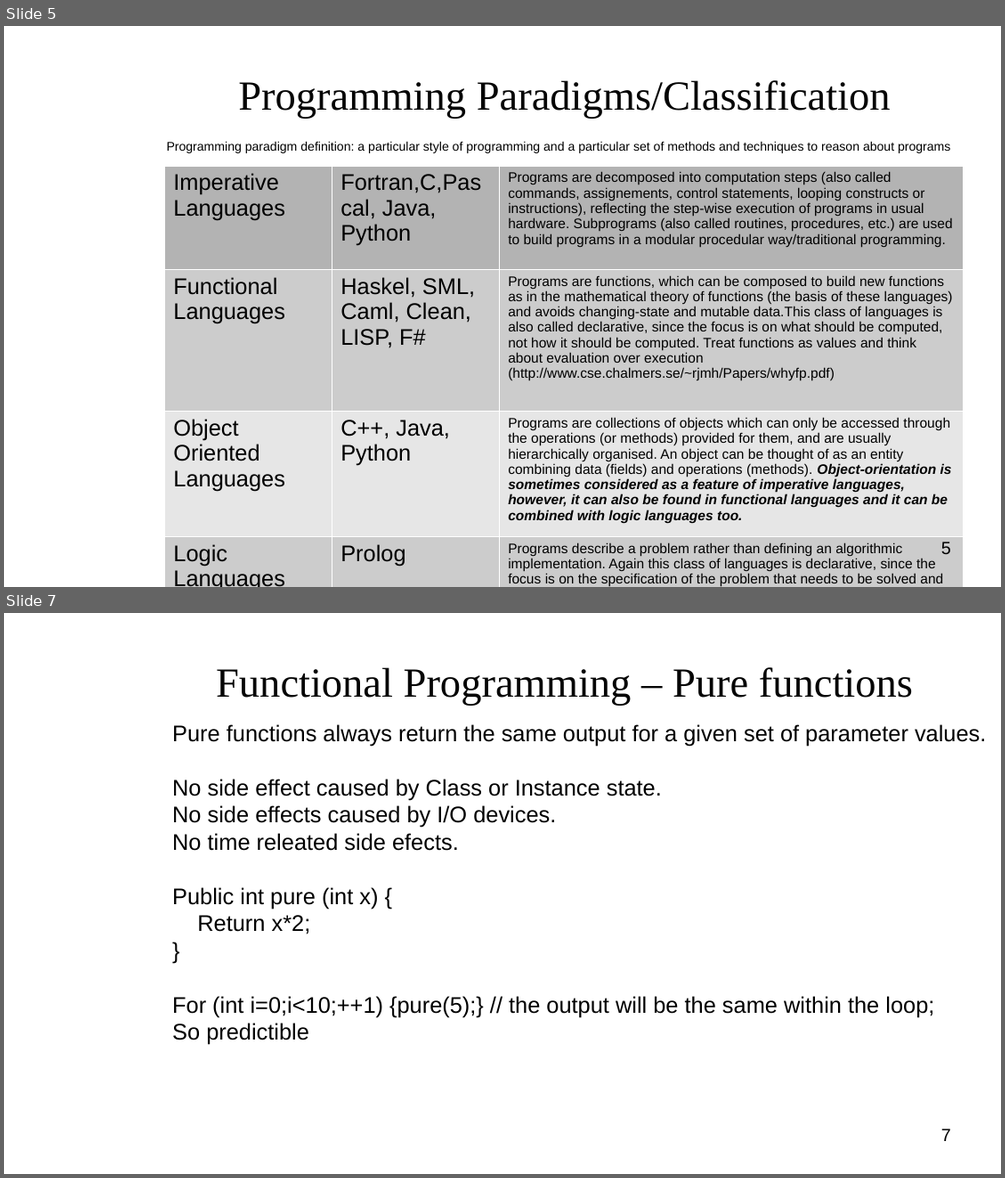
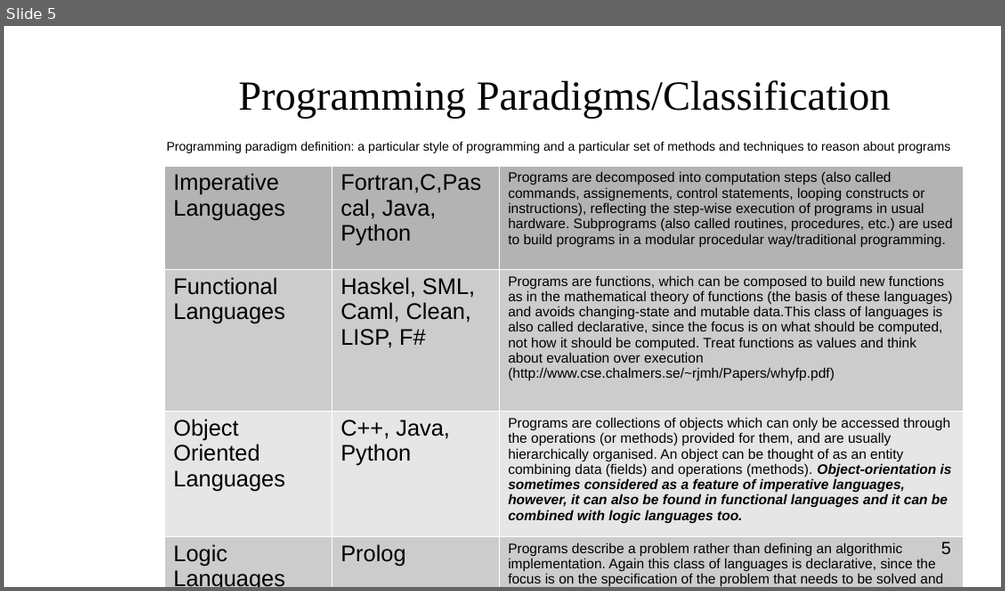
Before and after one commit to popovici-gabriel/projects, a slide deck: rx-samples/docs/Reactive Programming.odp. Shown one above the other, each under a label of ours: slides 5 and 7 before the commit, slide 5 after it; the slides between them are not shown. The pictures are 1005x1178 and 1005x591 pixels, drawn with LibreOffice and Linux fonts; fonts in the diff are those of the drawing; background and template pictures are left out. Boxes give left, top, right and bottom in pixels: in the first picture for what was removed or moved away, otherwise in the second. Text is boxed around its words. In the diff, an @@ line names an element or a change of style, - is before the commit and + after.

```diff
--- a/rx-samples/docs/Reactive Programming.odp
+++ b/rx-samples/docs/Reactive Programming.odp
@@ slide 7 removed at (x1=4, y1=613, x2=1001, y2=1174), background picture (left out) @@
@@ title removed at (x1=216, y1=667, x2=913, y2=706) @@
-Functional Programming – Pure functions
@@ text removed at (x1=172, y1=724, x2=986, y2=1040) @@
-Pure functions always return the same output for a given set of parameter values.
-No side effect caused by Class or Instance state.
-No side effects caused by I/O devices.
-No time releated side efects.
-Public int pure (int x) {
-Return x*2;
-}
-For (int i=0;i<10;++1) {pure(5);} // the output will be the same within the loop;
-So predictible
@@ page number removed at (x1=941, y1=1128, x2=951, y2=1141) @@
-7
```
Also in this commit, not shown: 2 slides changed, 1 other slide removed, 7 other files.
